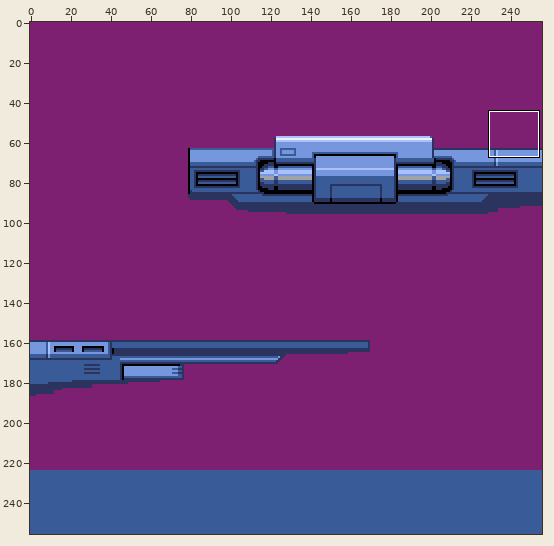
Two states of a sprite sheet, source/assets/launch2.png. The first picture is a wide view before the edit; the outline marks the close-up.
Close-up. Before:
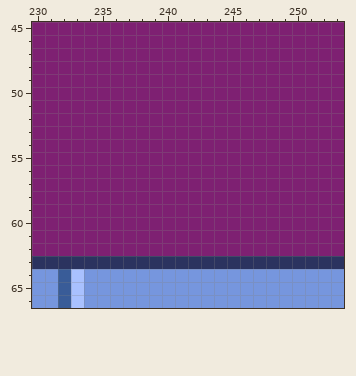
The file is 256x256 pixels. Shown: x 230..253, y 45..66. The commit also changed other parts of the picture, which this record leaves out.
Now the later version:
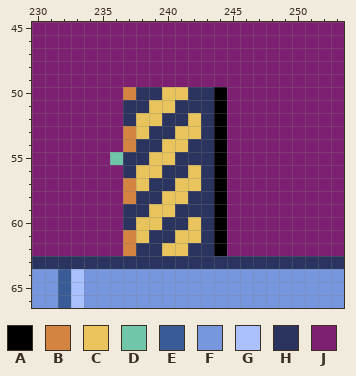
Palette (. is transparent): A #000000  B #d38441  C #e9c35b  D #70c6a9  E #395c98  F #7696de  G #a9c1ff  H #2b335f  J #7e2072
The edit:
y 50: x 237..244 JJJJJJJJ -> BHHCCHHA
y 51: x 237..244 JJJJJJJJ -> HHCCHHHA
y 52: x 237..244 JJJJJJJJ -> HCCHHCHA
y 53: x 237..244 JJJJJJJJ -> BCHHCCHA
y 54: x 237..244 JJJJJJJJ -> BHHCCHHA
y 55: x 236..244 JJJJJJJJJ -> DHHCCHHHA
y 56: x 237..244 JJJJJJJJ -> HCCHHCHA
y 57: x 237..244 JJJJJJJJ -> BCHHCCHA
y 58: x 237..244 JJJJJJJJ -> BHHCCHHA
y 59: x 237..244 JJJJJJJJ -> HHCCHHHA
y 60: x 237..244 JJJJJJJJ -> HCCHHCHA
y 61: x 237..244 JJJJJJJJ -> BCHHCCHA
y 62: x 237..244 JJJJJJJJ -> BHHCCHHA
Where, in picture pixels (left, top, right, bottom), the same in both close-ups:
changed: (110, 87, 227, 256)
